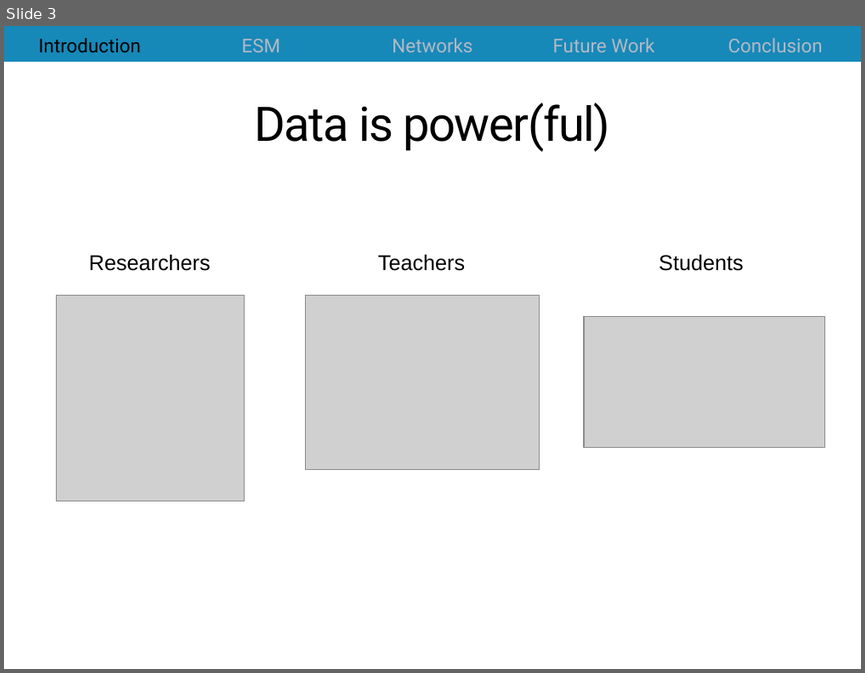
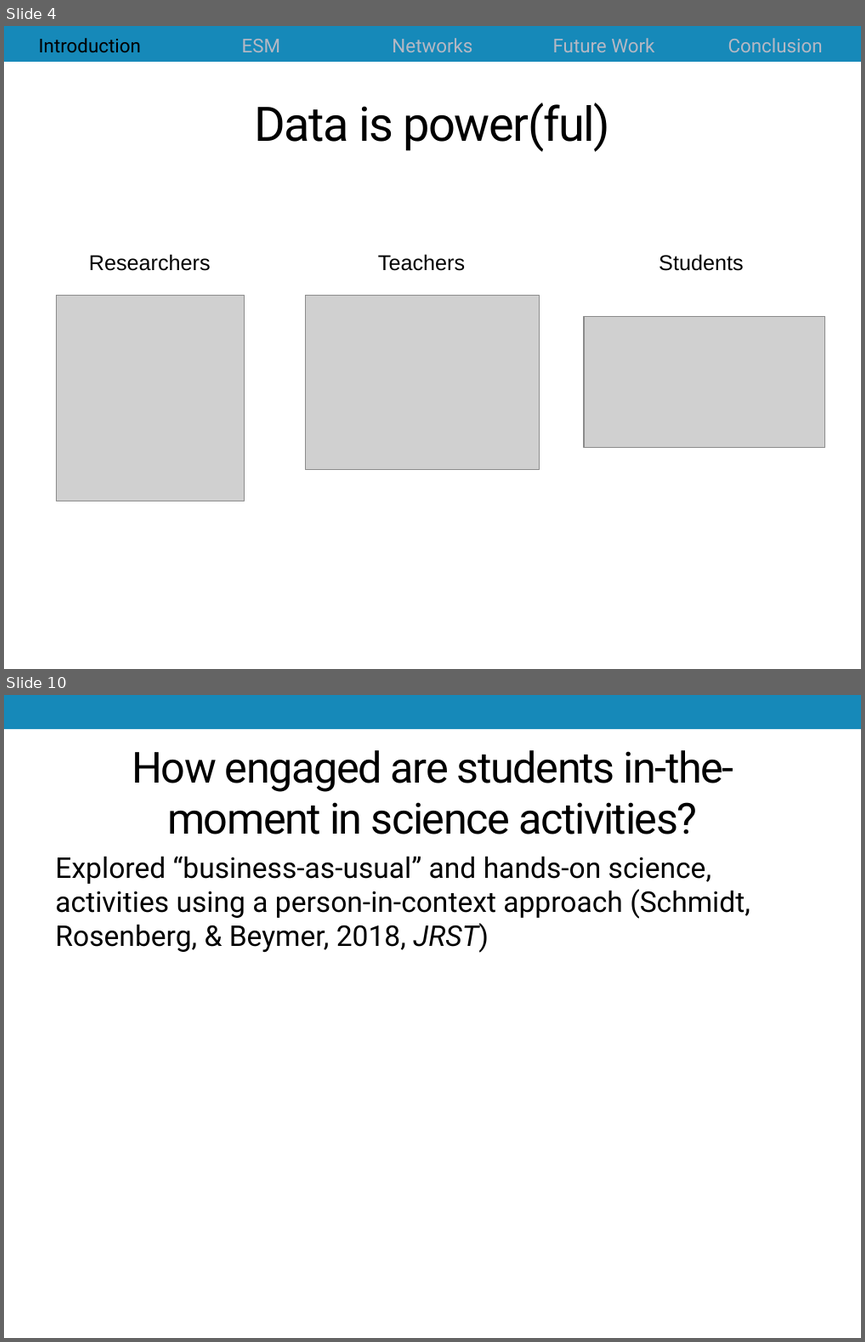
Before and after one commit to jrosen48/job-talk, a slide deck: 2018-1-15-Rosenberg-UT-Knoxville-talk.pptx. Shown one above the other, each under a label of ours: slide 3 before the commit, slides 4 and 10 after it; the slides between them are not shown. The pictures are 865x673 and 865x1342 pixels, drawn with LibreOffice and Linux fonts; fonts in the diff are those of the drawing; grey boxes stand for pictures. Boxes give left, top, right and bottom in pixels: in the first picture for what was removed or moved away, otherwise in the second. Text is boxed around its words. In the diff, an @@ line names an element or a change of style, - is before the commit and + after.

```diff
--- a/2018-1-15-Rosenberg-UT-Knoxville-talk.pptx
+++ b/2018-1-15-Rosenberg-UT-Knoxville-talk.pptx
@@ slide 10 added at [4, 695, 861, 1338], background #FFFFFF; not listed: 1 template element that a slide beside it also shows @@
@@ title added at [132, 750, 734, 834], 36 pt, text #000000 @@
+How engaged are students in-the-moment in science activities?
@@ text added at [55, 856, 750, 953], 24 pt, text #000000 @@
+Explored “business-as-usual” and hands-on science, activities using a person-in-context approach (Schmidt, Rosenberg, & Beymer, 2018, JRST)
@@ what was slide 3 is now slide 4 @@
```
Also in this commit, not shown: 2 slides changed, 33 other slides added, 2 slides removed, 1 other file.
